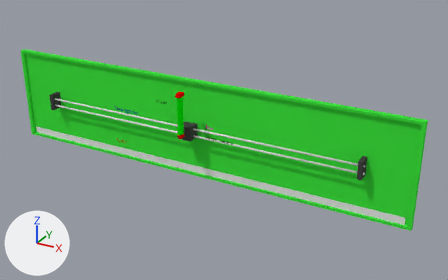
The Blender file redressement/redressement/redressement.blend, before and after one commit.
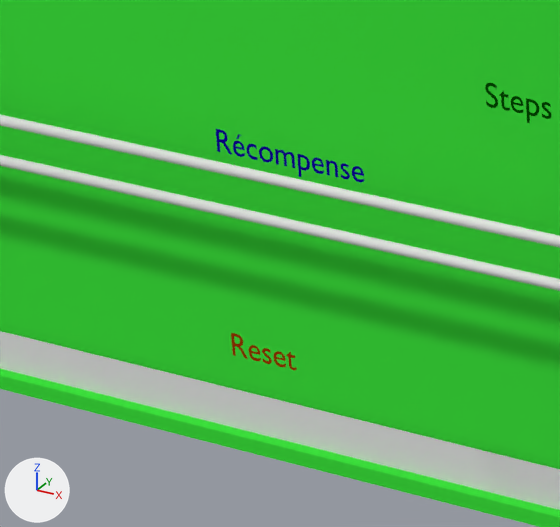
The first picture shows the older version from a camera (50 mm lens) standing at (17.32, -26.56, 13.6) and looking at (2.24, 0.87, -0.11). The close-ups show both versions on the part from 18% to 38% of the width and 31% to 60% of the height of that picture; other places that the commit changed are outside them. The axes (+X, +Y, +Z) are drawn at lower left. The lights are the same throughout.
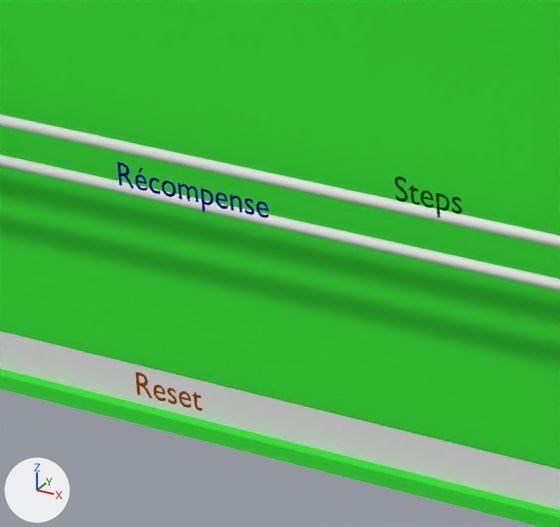
What changed in the scene script:
```text
Change ob_reset:
    ob_reset.location: (-3.985, -0.681, -0.904) -> (-3.985, -2.01, -0.77)
Change ob_reward:
    ob_reward.location: (-3.985, -0.681, 1.058) -> (-3.985, -2.01, 1.193)
Change ob_steps:
    ob_steps.location: (-1.063, -0.681, 1.998) -> (-1.063, -2.01, 1.61)
```

Location of each change, (x1, y1, x2, y2) in pixels of the close-ups (560 x 527 px):
'Reward', moved
    before: (216, 129, 364, 182)
    after: (117, 162, 269, 218)
'Steps', moved
    before: (485, 83, 551, 123)
    after: (395, 176, 462, 218)
'Reset', moved
    before: (231, 333, 297, 370)
    after: (136, 372, 202, 411)
